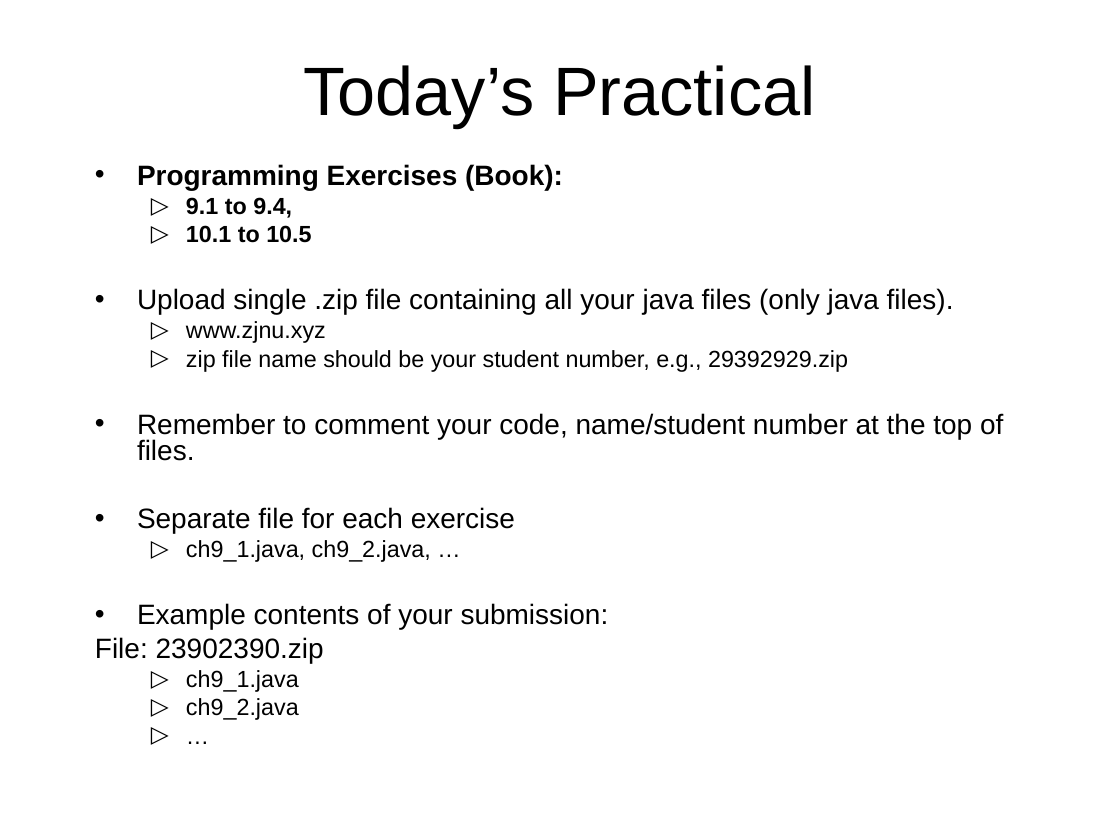
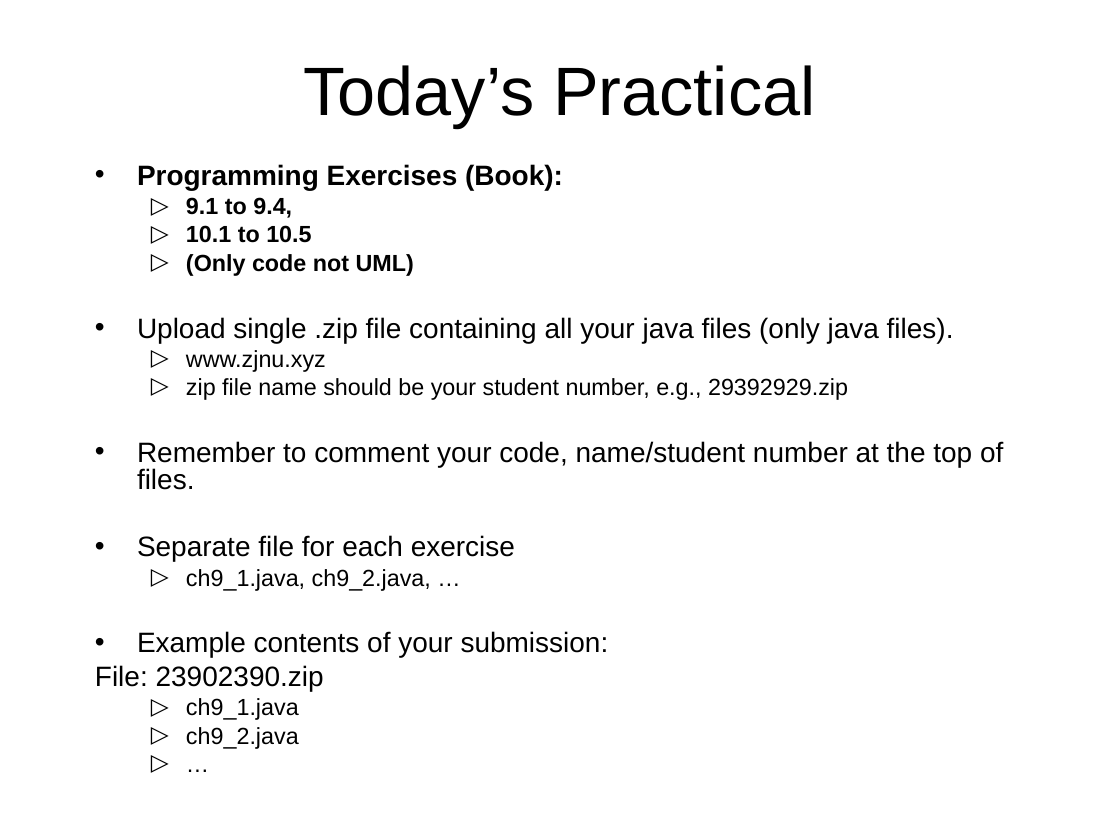
Before and after one commit to octaviordz/zjnu2017.github.io, a slide deck: slide 37 of OOP/lectures/030--Classes.and.Objects.ppt. Drawn at 1120x840 pixels with LibreOffice and Linux fonts; fonts in the diff are those of the drawing. Boxes give left, top, right and bottom in pixels: in the first picture for what was removed or moved away, otherwise in the second. Text is boxed around its words. In the diff, an @@ line names an element or a change of style, - is before the commit and + after.

Commit message:
Lecture details

```diff
--- a/OOP/lectures/030--Classes.and.Objects.ppt
+++ b/OOP/lectures/030--Classes.and.Objects.ppt
@@ text at <box>186,254,414,276</box>: paragraph added @@
+  ▷ (Only code not UML)
```
Also in this commit, not shown: 2 other files.
